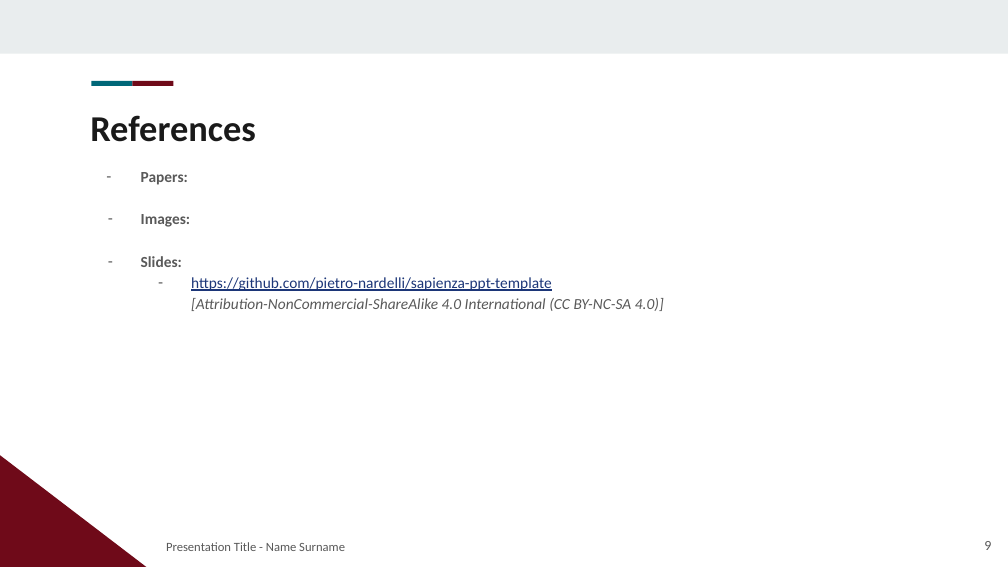
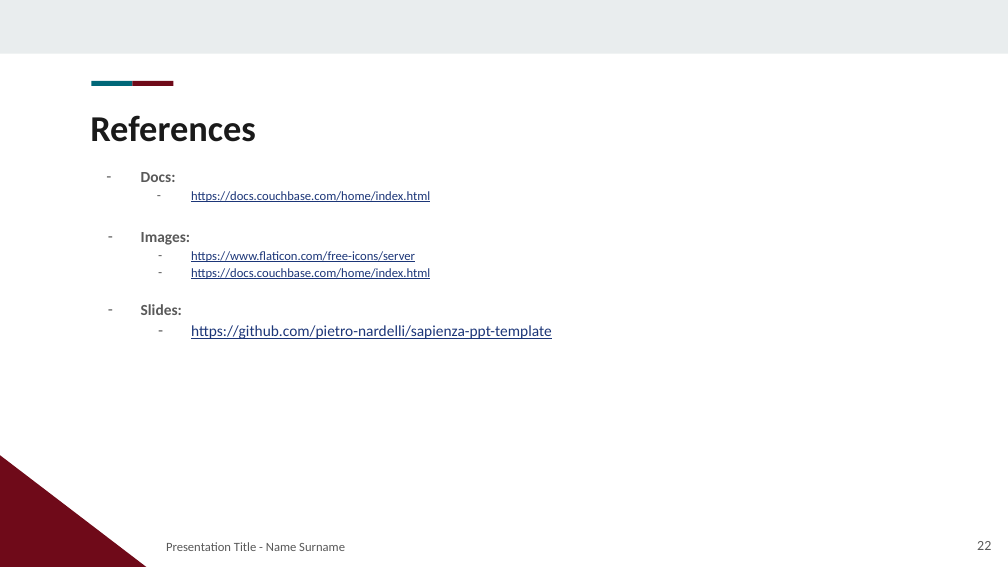
Before and after one commit to LorenzoFrangella/large-scale-data-management, a slide deck: slide 22 of large-scale-dm.pptx (slide 9 before the commit). Drawn at 1008x567 pixels with LibreOffice and Linux fonts; fonts in the diff are those of the drawing; background and template pictures are left out. Boxes give left, top, right and bottom in pixels: in the first picture for what was removed or moved away, otherwise in the second. Text is boxed around its words. In the diff, an @@ line names an element or a change of style, - is before the commit and + after.

Commit message:
pptx

```diff
--- a/large-scale-dm.pptx
+++ b/large-scale-dm.pptx
@@ text at box(141, 172, 430, 202): text changed; size 11 to 9 pt; text colour #595959 to #1C3678; bold off @@
-– Papers:
+– Docs:
+  – https://docs.couchbase.com/home/index.html
@@ text at box(191, 251, 430, 279): paragraphs added @@
+  – https://www.flaticon.com/free-icons/server
+  – https://docs.couchbase.com/home/index.html
@@ text at box(191, 325, 552, 339): text changed; text colour #595959 to #1C3678; italic off @@
-  – https://github.com/pietro-nardelli/sapienza-ppt-template
-    [Attribution-NonCommercial-ShareAlike 4.0 International (CC BY-NC-SA 4.0)]
+  – https://github.com/pietro-nardelli/sapienza-ppt-template
@@ page number at box(977, 541, 991, 550): text changed @@
-9
+22
```
Also in this commit, not shown: 1 other slide changed, 13 slides added, 4 other files.
